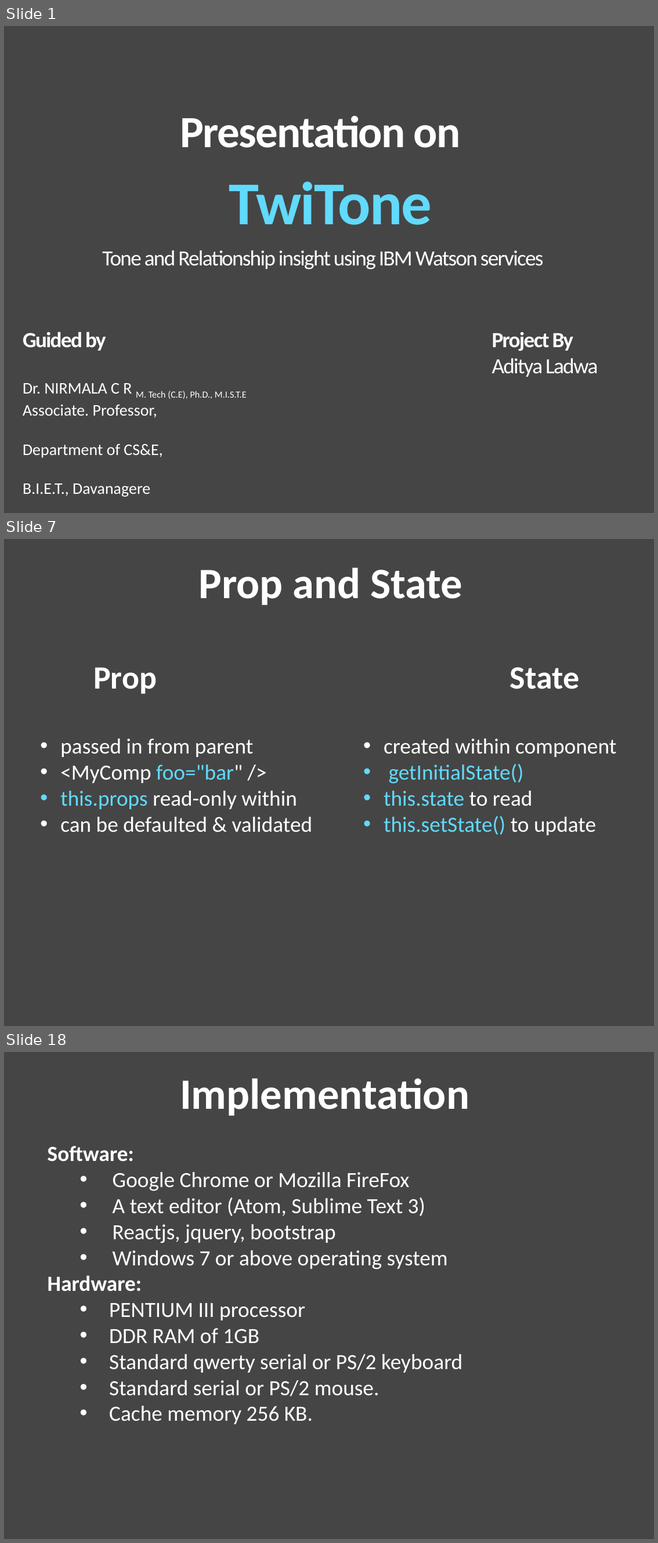
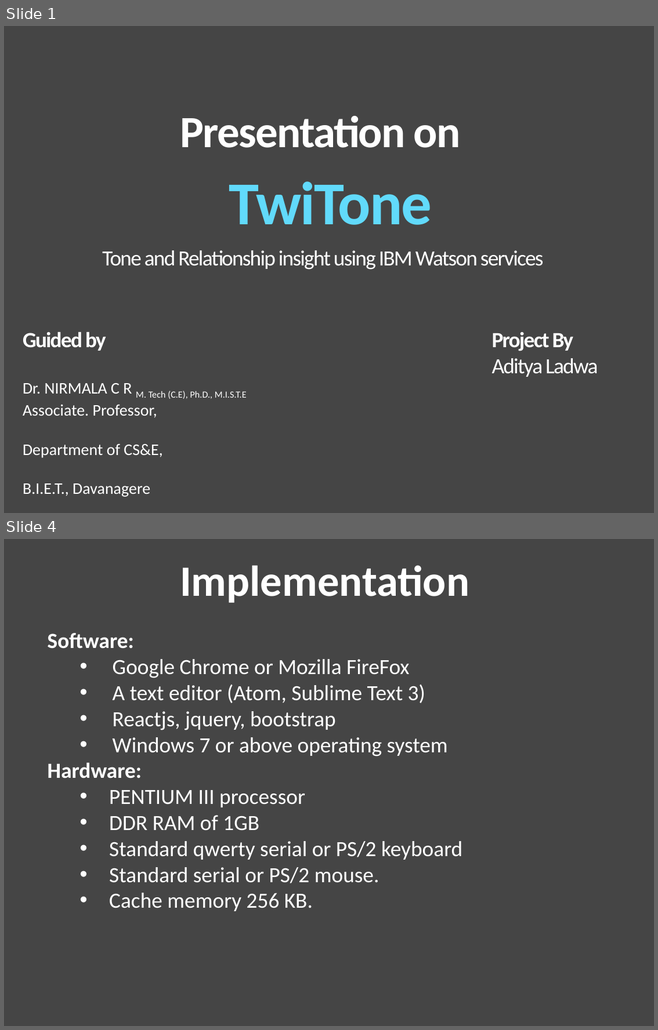
Before and after one commit to LadwaAditya/TwiTone, a slide deck: Presentation.pptx. Shown one above the other, each under a label of ours: slides 1, 7 and 18 before the commit, slides 1 and 4 after it; the slides between them are not shown. The pictures are 658x1543 and 658x1030 pixels, drawn with LibreOffice and Linux fonts; fonts in the diff are those of the drawing. Boxes give left, top, right and bottom in pixels: in the first picture for what was removed or moved away, otherwise in the second. Text is boxed around its words. In the diff, an @@ line names an element or a change of style, - is before the commit and + after.

```diff
--- a/Presentation.pptx
+++ b/Presentation.pptx
@@ slide 7 removed at bbox=[4, 539, 654, 1026], background #454545 @@
@@ text removed at bbox=[198, 567, 462, 605] @@
-Prop and State
@@ text removed at bbox=[93, 667, 157, 694] @@
-Prop
@@ text removed at bbox=[510, 667, 579, 689] @@
-State
@@ text removed at bbox=[60, 739, 313, 832] @@
-• passed in from parent
-• <MyComp foo="bar" />
-• this.props read-only within
-• can be defaulted & validated
@@ text removed at bbox=[383, 739, 616, 835] @@
-• created within component
-• getInitialState()
-• this.state to read
-• this.setState() to update
@@ what was slide 18 is now slide 4 @@
```
Also in this commit, not shown: 1 slide changed, 2 slides added, 15 other slides removed.
